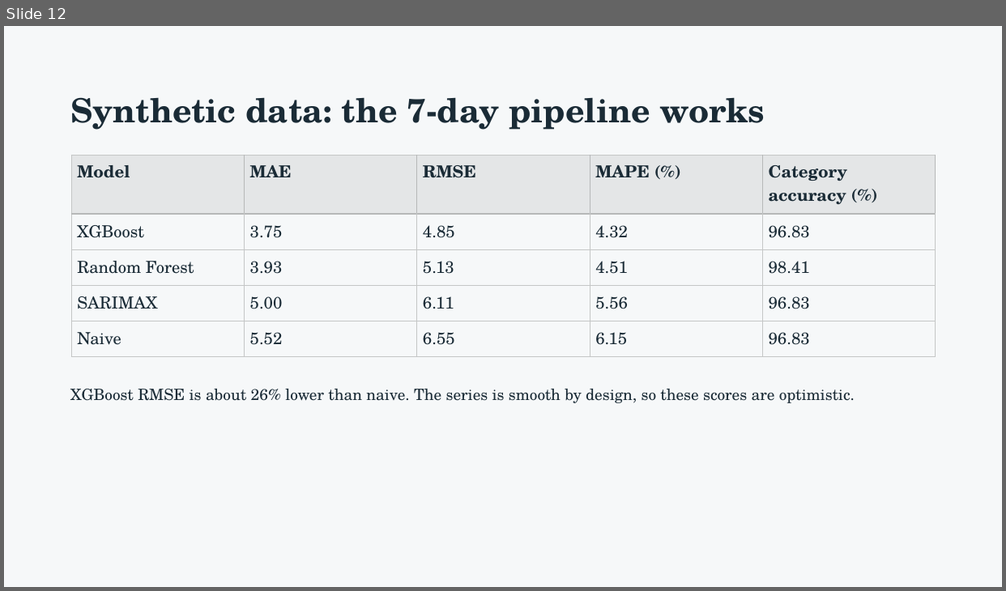
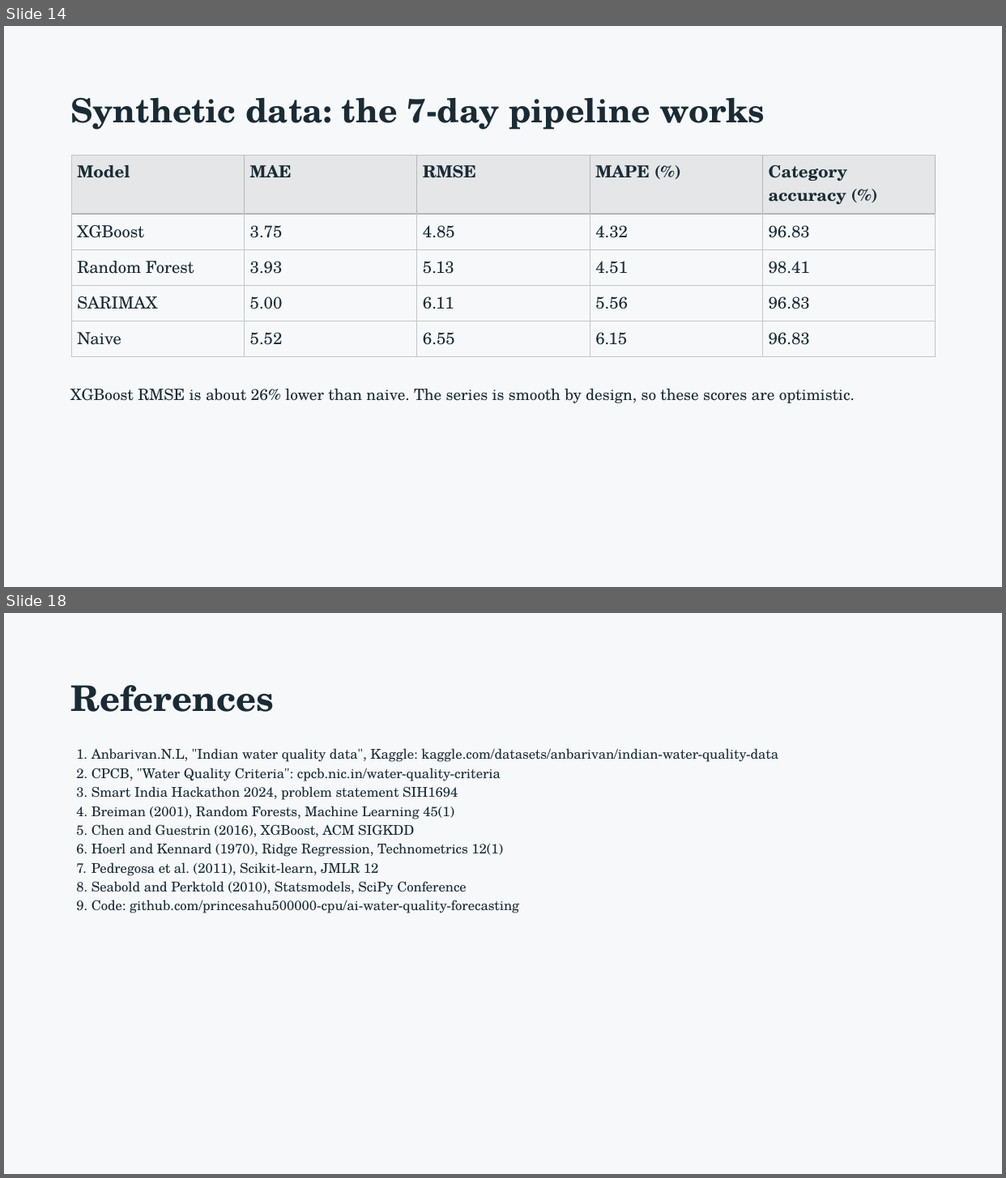
Before and after one commit to princesahu500000-cpu/ai-water-quality-forecasting, a slide deck: report/AI Water Quality Forecasting System - CSE276 CA1 (P18).pptx. Shown one above the other, each under a label of ours: slide 12 before the commit, slides 14 and 18 after it; the slides between them are not shown. The pictures are 1006x591 and 1006x1178 pixels, drawn with LibreOffice and Linux fonts; fonts in the diff are those of the drawing. Boxes give left, top, right and bottom in pixels: in the first picture for what was removed or moved away, otherwise in the second. Text is boxed around its words. In the diff, an @@ line names an element or a change of style, - is before the commit and + after.

```diff
--- a/report/AI Water Quality Forecasting System - CSE276 CA1 (P18).pptx
+++ b/report/AI Water Quality Forecasting System - CSE276 CA1 (P18).pptx
@@ slide 18 added at box(4, 613, 1002, 1174), background #F6F8F9 @@
@@ title added at box(70, 685, 274, 712), 34 pt, text #1A2B36, bold @@
+References
@@ text added at box(91, 748, 778, 914), 13 pt, text #1A2B36 @@
+1. Anbarivan.N.L, "Indian water quality data", Kaggle: kaggle.com/datasets/anbarivan/indian-water-quality-data
+2. CPCB, "Water Quality Criteria": cpcb.nic.in/water-quality-criteria
+3. Smart India Hackathon 2024, problem statement SIH1694
+4. Breiman (2001), Random Forests, Machine Learning 45(1)
+5. Chen and Guestrin (2016), XGBoost, ACM SIGKDD
+6. Hoerl and Kennard (1970), Ridge Regression, Technometrics 12(1)
+7. Pedregosa et al. (2011), Scikit-learn, JMLR 12
+8. Seabold and Perktold (2010), Statsmodels, SciPy Conference
+9. Code: github.com/princesahu500000-cpu/ai-water-quality-forecasting
@@ what was slide 12 is now slide 14 @@
```
Also in this commit, not shown: 4 slides changed, 3 other slides added, 1 other file.
